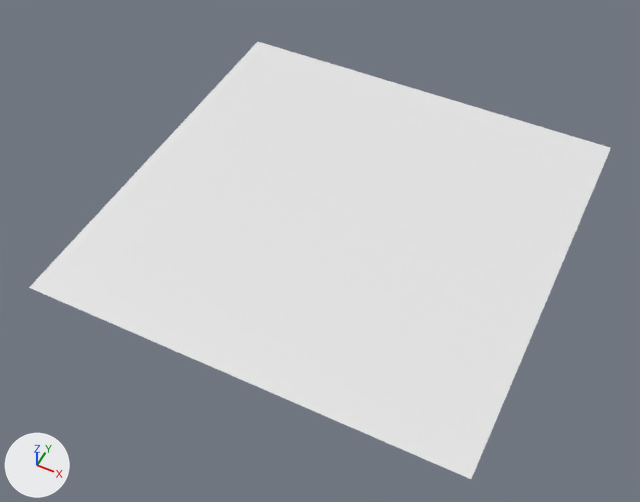
What one commit did to the Blender file Assets/Models/grass_tile.blend.
One viewpoint serves both versions: a 50 mm camera at (1.19, -2.6, 2.94) aimed at (0.0, -0.21, -0.05). Arrows for +X, +Y and +Z are at lower left; the lights stay in place.
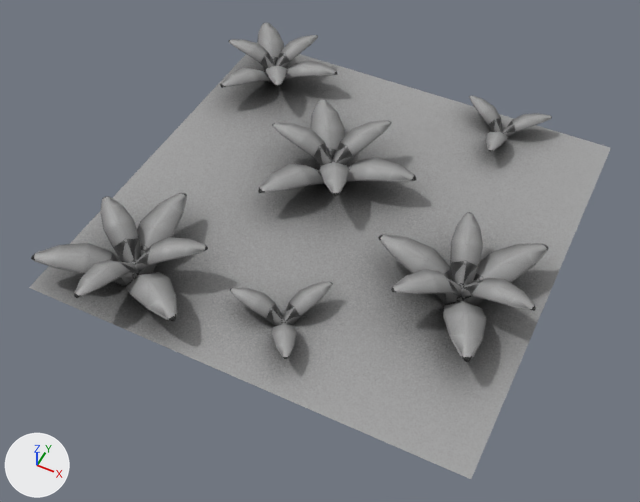
The change, as a list of edits to the scene's bpy script:
```text
Add img_untitled:
    img_untitled = load_image('Untitled', '../Textures/grass_tile_occlusion.png', 1024, 1024, 'sRGB')
Add mat_untitled:
    mat_untitled = principled_material('Untitled')
    mat_untitled.texture = img_untitled
Change me_plane:
    used by ob_plane; location = (0.0, 0.0, 0.0)
    remove me_plane.from_pydata(...)  # 4 vertices, 1 face; spans x -1.0..1.0, y -1.0..1.0, z 0.0
    add me_plane.from_pydata(...)  # 584 vertices, 601 faces; spans x -1.02..1.0, y -1.07..1.01, z -0.02..0.21
    me_plane part 1: 522 vertices added at x -1.02..0.99, y -1.07..1.01, z -0.02..0.21
    me_plane part 2: 58 vertices added at x 0.26..0.69, y 0.59..0.99, z 0.0..0.11
    me_plane part 3: 1 face spanning x -1.0..1.0, y -1.0..1.0, z 0.0 switches from no material to mat_untitled (picture img_untitled)
    add me_plane.materials.append(mat_untitled)  # picture img_untitled
```

Where the change shows, as pixel boxes (x1, y1, x2, y2) in the pictures (640 x 502 px):
'Plane', reshaped: before (29, 42, 611, 479); after (29, 23, 611, 479)
part 1 of me_plane, added: after (31, 23, 548, 362)
part 2 of me_plane, added: after (469, 96, 552, 152)
part 3 of me_plane, recoloured (white to grey): (29, 42, 611, 479) in both
